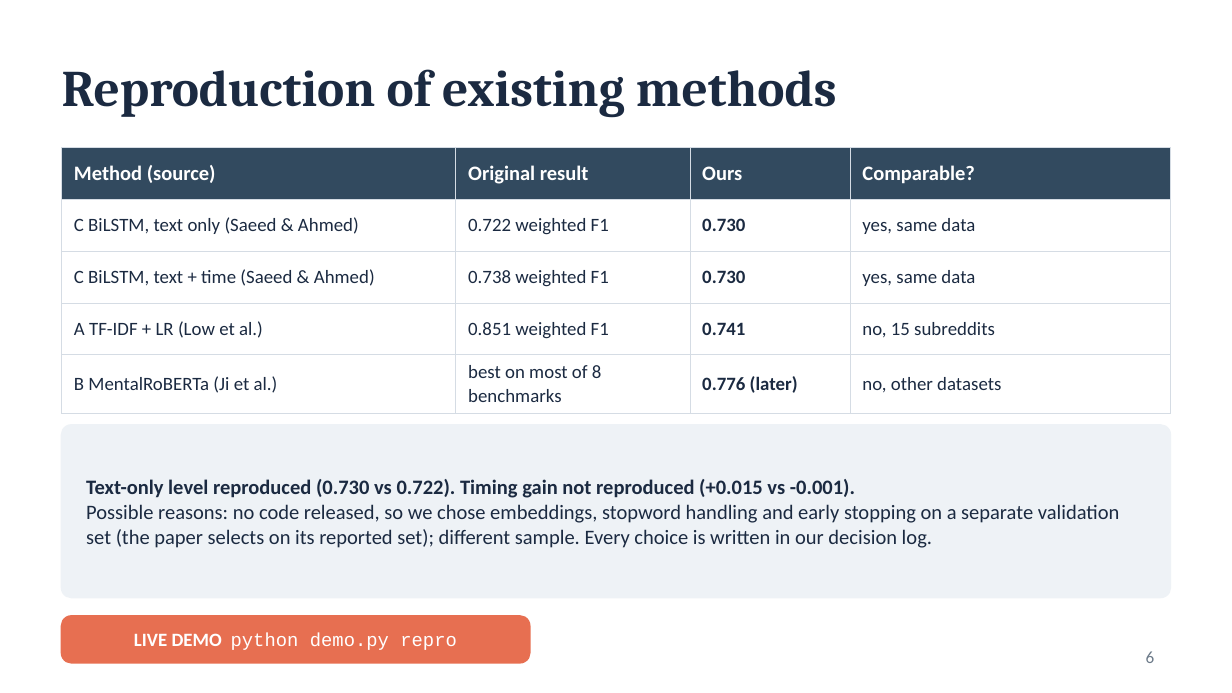
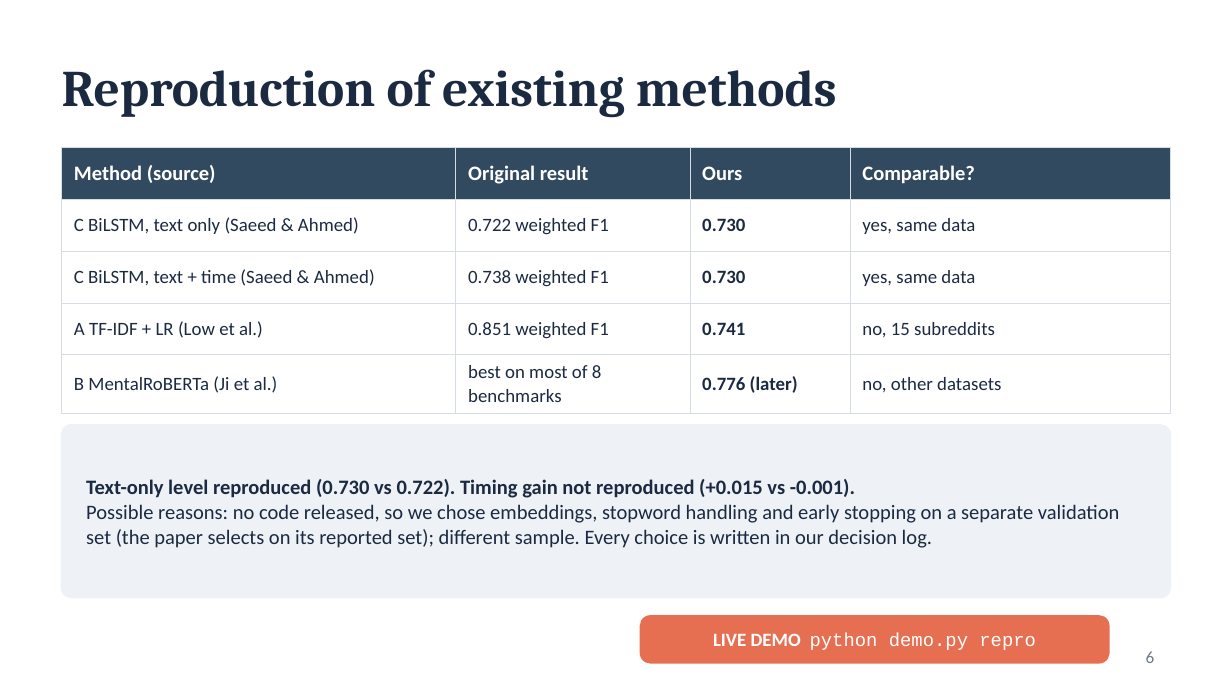
Before and after one commit to Abhinavxox/reddit-mental-health-timing, a slide deck: slide 6 of slides/Phase1_Final_Presentation.pptx. Drawn at 1232x693 pixels with LibreOffice and Linux fonts; fonts in the diff are those of the drawing. Boxes give left, top, right and bottom in pixels: in the first picture for what was removed or moved away, otherwise in the second. Text is boxed around its words. In the diff, an @@ line names an element or a change of style, - is before the commit and + after.

```diff
--- a/slides/Phase1_Final_Presentation.pptx
+++ b/slides/Phase1_Final_Presentation.pptx
@@ text "LIVE DEMO python demo.py repro": place and size @@
-text "LIVE DEMO python demo.py repro" at bbox=[134, 633, 457, 650]
+text "LIVE DEMO python demo.py repro" at bbox=[713, 633, 1036, 650]
@@ rounded rectangle: place and size @@
-rounded rectangle at bbox=[62, 616, 530, 663]
+rounded rectangle at bbox=[641, 616, 1109, 663]
```
Also in this commit, not shown: 1 other slide changed, 6 other files.
